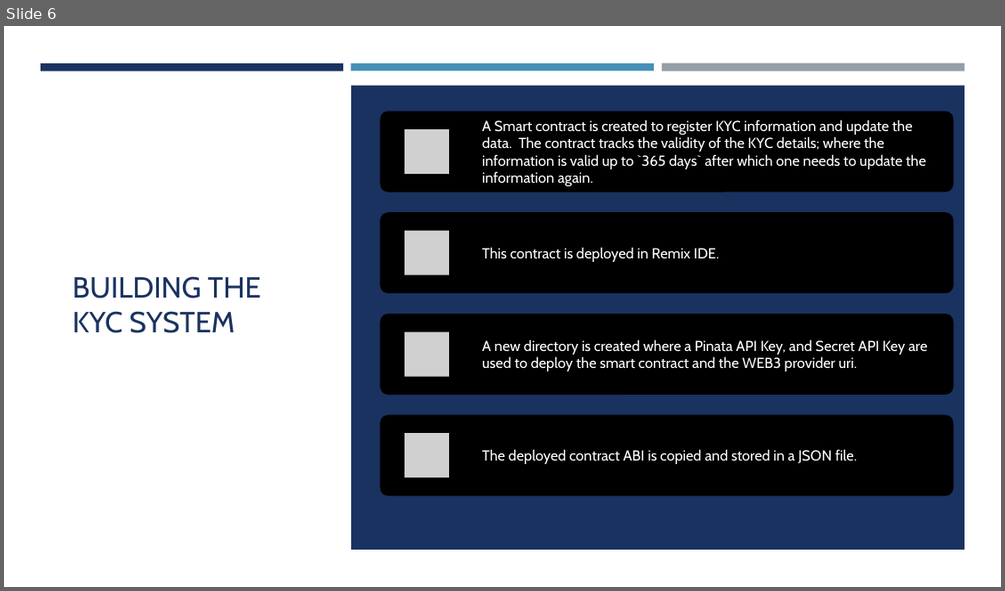
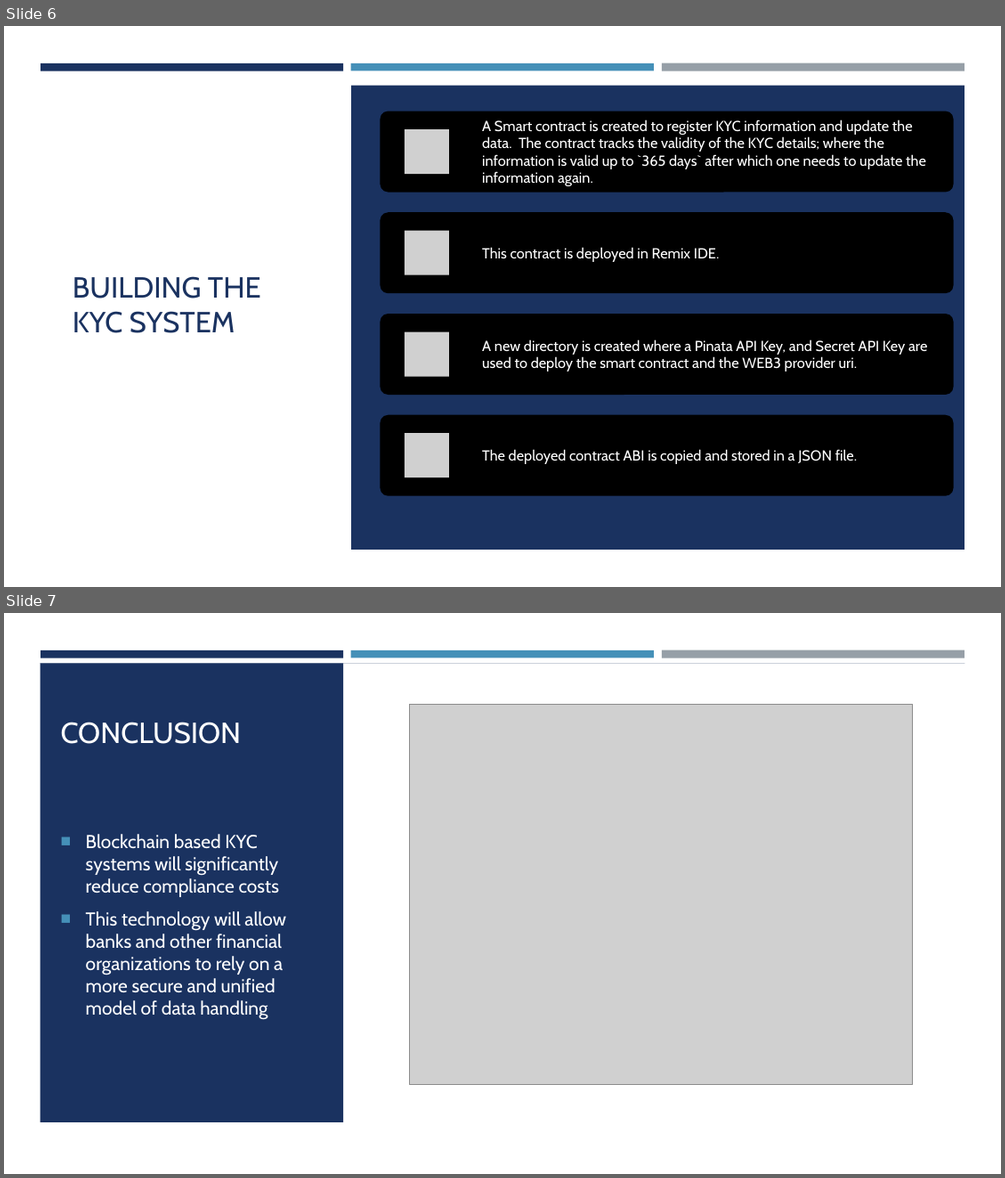
Before and after one commit to dlynes12/KYC-blockchain, a slide deck: Presentation .pptx. Shown one above the other, each under a label of ours: slide 6 before the commit, slides 6 and 7 after it. The pictures are 1005x591 and 1005x1178 pixels, drawn with LibreOffice and Linux fonts; fonts in the diff are those of the drawing; grey boxes stand for pictures. Boxes give left, top, right and bottom in pixels: in the first picture for what was removed or moved away, otherwise in the second. Text is boxed around its words. In the diff, an @@ line names an element or a change of style, - is before the commit and + after.

```diff
--- a/Presentation .pptx
+++ b/Presentation .pptx
@@ slide 7 added at (x1=4, y1=613, x2=1001, y2=1174), background #FFFFFF @@
@@ rectangle added at (x1=4, y1=663, x2=1001, y2=1174), fill #FFFFFF @@
@@ rectangle added at (x1=40, y1=663, x2=965, y2=761), fill #1A3260 @@
@@ rectangle added at (x1=40, y1=663, x2=343, y2=1122), fill #1A3260 @@
@@ rectangle added at (x1=40, y1=650, x2=343, y2=657), fill #1A3260 @@
@@ rectangle added at (x1=351, y1=650, x2=654, y2=657), fill #4590B8 @@
@@ rectangle added at (x1=662, y1=650, x2=964, y2=658), fill #969FA7 @@
@@ picture added at (x1=410, y1=705, x2=913, y2=1085) @@
@@ title added at (x1=61, y1=722, x2=242, y2=744), 28 pt, text #FFFFFF @@
+CONCLUSION
@@ text added at (x1=86, y1=834, x2=286, y2=1020), 18 pt, text #FFFFFF @@
+■ Blockchain based KYC systems will significantly reduce compliance costs
+■ This technology will allow banks and other financial organizations to rely on a more secure and unified model of data handling
```
Also in this commit, not shown: 1 slide changed.
